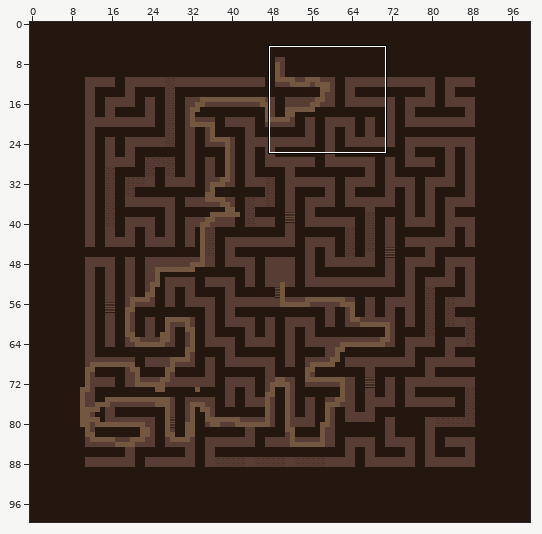
Level history. Tiled map: android/assets/levels/level_1_8.tmx. The picture above shows the old version from afar; the outline marks the close-up.
Close-up. First the earlier version:
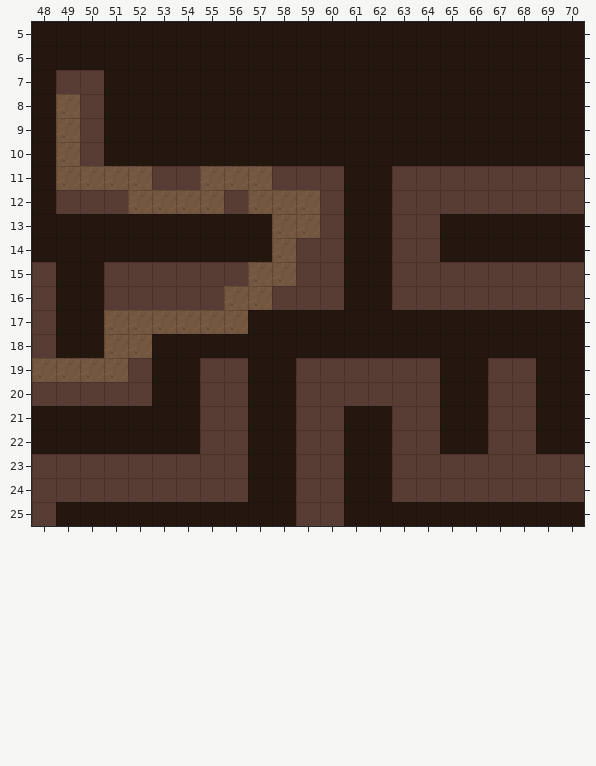
Cells are 16x16 px. Shown: x 48..70, y 5..25. The commit also changed other parts of the map, which this record leaves out.
The same view after the edit:
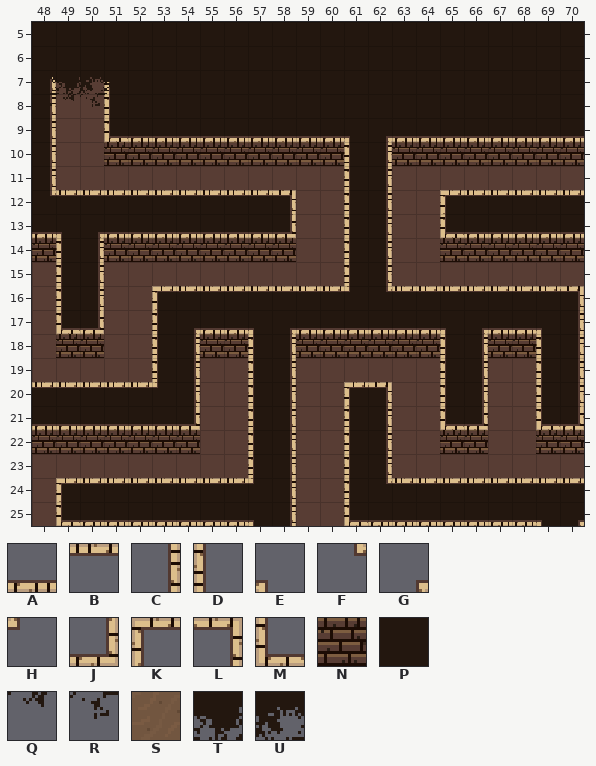
Key: from "PixelDungeonTileset": A 1, B 1 turned 180, C 1 turned 270, D 1 turned 90, E 4, F 4 turned 180, G 4 turned 270, H 4 turned 90, J 5, K 5 turned 180, L 5 turned 270, M 5 turned 90, N 11, P 60, Q 88 turned 180, R 89 turned 180, S 91, T 98 turned 180, U 99 turned 180.
_ is an empty cell.
Diff:
Layer "trapfloor":
The author cleared tile S in rows 8 to 10 at x 49; in row 11 at x 49 to 52 and 55 to 57; in row 12 at x 52 to 55 and 57 to 59; in row 13 at x 58 to 59; in row 14 at x 58; in row 15 at x 57 to 58.
The author cleared tile S in row 16 at x 56 to 57; in row 17 at x 51 to 56; in row 18 at x 51 to 52; in row 19 at x 48 to 51.
Layer "walls":
Tile N is added in row 10 at x 51 to 60 and 63 to 70; in row 14 at x 48, 51 to 58 and 65 to 70; in row 18 at x 49 to 50, 55 to 56, 59 to 64 and 67 to 68; in row 22 at x 48 to 54, 65 to 66 and 69 to 70.
Layer "wallTop1":
Tile P is added in row 12 at x 49 to 58 and 65 to 70; in row 16 at x 53 to 60 and 63 to 70; in row 20 at x 48 to 52 and 61 to 62; in row 24 at x 49 to 56 and 63 to 70.
Layer "wallTop2":
Tile A is added in row 9 at x 52 to 60 and 63 to 70; in row 13 at x 48, 51 to 57 and 66 to 70; in row 17 at x 55 to 56, 59 to 64 and 67 to 68; in row 21 at x 48 to 53; in row 25 at x 50 to 56 and 62 to 68.
Tile B is added in row 12 at x 49 to 57 and 66 to 70; in row 16 at x 54 to 60 and 63 to 69; in row 20 at x 48 to 52; in row 24 at x 50 to 56 and 63 to 70.
Tile C is added in rows 7 to 9 at x 48; in rows 10 to 11 at x 48 and 62; in rows 12 to 13 at x 62; in rows 14 to 15 at x 50 and 62; in row 16 at x 50; in row 17 at x 70.
Tile C is added in rows 18 to 20 at x 54, 58, 66 and 70; in rows 21 to 23 at x 58 and 62; in rows 24 to 25 at x 58.
Tile D is added in rows 7 to 8 at x 51; in rows 10 to 13 at x 61; in rows 14 to 15 at x 49 and 61; in row 16 at x 49; in row 17 at x 53; in rows 18 to 19 at x 53, 57, 65 and 69.
Tile D is added in row 20 at x 57, 65 and 69; in rows 21 to 23 at x 57 and 61; in row 24 at x 61.
Tile E is added in row 9 at x 61; in row 13 at x 49; in row 17 at x 57, 65 and 69; in row 25 at x 57 and 69.
Tile F is added in row 12 at x 48; in row 16 at x 62; in row 24 at x 62.
Tile G is added in row 9 at x 62; in row 13 at x 50; in row 17 at x 54, 58 and 66; in row 25 at x 70.
Tile H is added in row 16 at x 61; in row 20 at x 53; in row 24 at x 57.
Tile J is added in row 13 at x 58; in row 17 at x 50; in row 21 at x 54, 66 and 70.
Tile K is added in row 12 at x 65; in row 16 at x 53; in row 20 at x 61; in row 24 at x 49.
Tile L is added in row 12 at x 58; in row 16 at x 70; in row 20 at x 62.
Tile M is added in row 9 at x 51; in row 13 at x 65; in row 17 at x 49; in row 21 at x 65 and 69; in row 25 at x 49 and 61.
Layer "decoration":
Tile Q is added in row 8 at x 49 and 51.
Tile R is added in row 8 at x 48 and 50.
Tile T is added in row 7 at x 49 and 51.
Tile U is added in row 7 at x 48 and 50.
